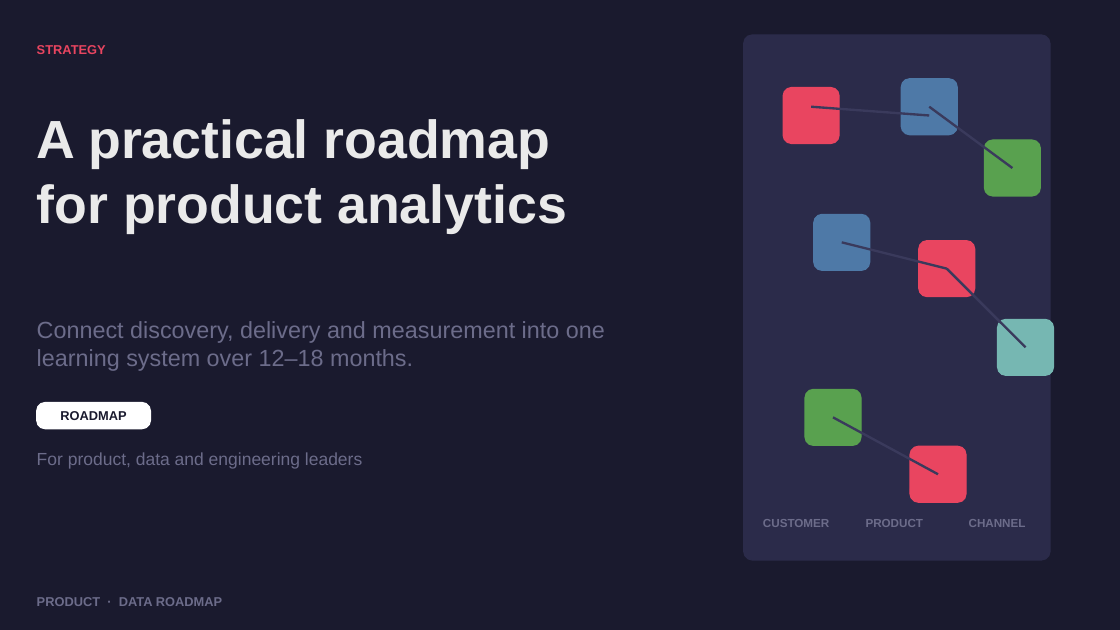
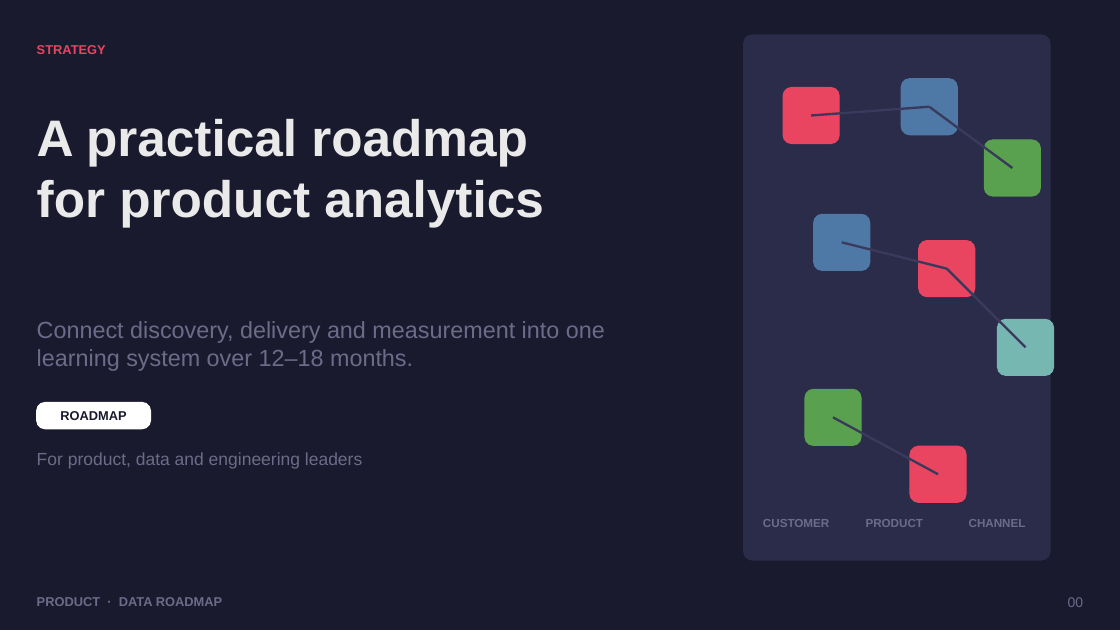
Before and after one commit to dhanesh123in/ppt-gen, a slide deck: slide 9 of examples/demo.pptx (slide 8 before the commit). Drawn at 1120x630 pixels with LibreOffice and Linux fonts; fonts in the diff are those of the drawing. Boxes give left, top, right and bottom in pixels: in the first picture for what was removed or moved away, otherwise in the second. Text is boxed around its words. In the diff, an @@ line names an element or a change of style, - is before the commit and + after.

```diff
--- a/examples/demo.pptx
+++ b/examples/demo.pptx
@@ text "A practical roadmap for product ..." at <box>37,119,544,227</box>: size 46 to 44 pt @@
@@ line moved from (812, 107) - (929, 116) to (812, 116) - (929, 107) @@
@@ text added at <box>1068,597,1084,607</box>, 12 pt, text #6C6C8A @@
+00
```
Also in this commit, not shown: 11 other slides changed, 15 slides added, 41 other files.
